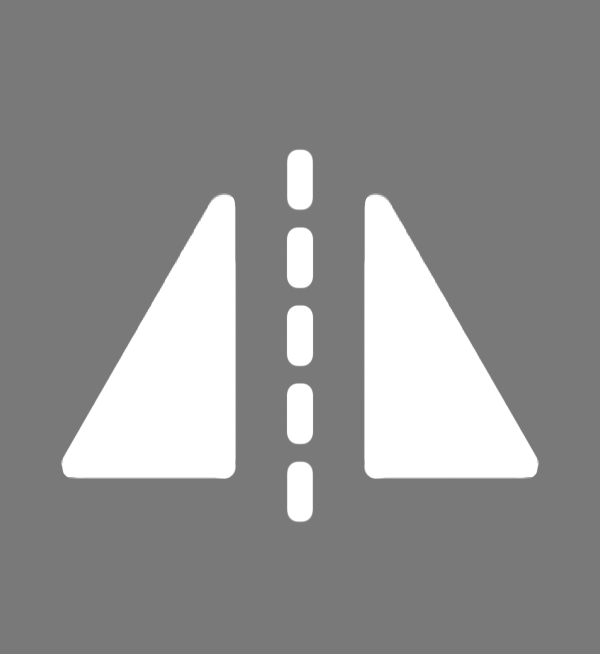
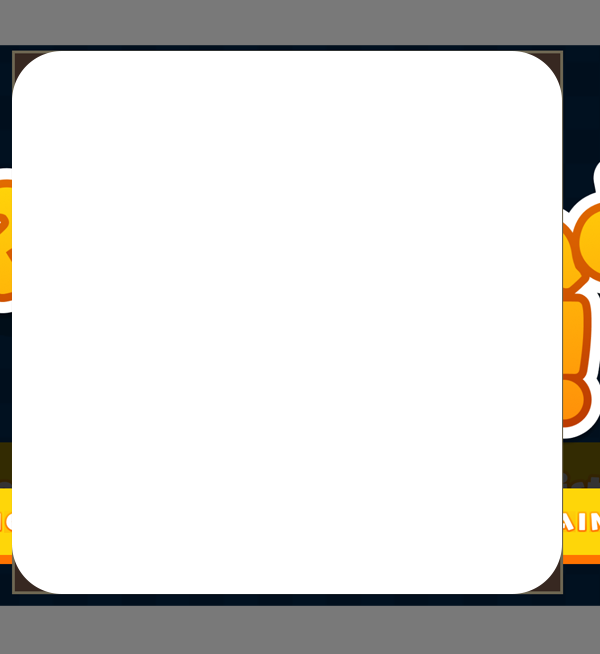
Layers edited between the first and the second w=600, h=654 image:
added layer "Rectangle 2" above "Layer 30" over [12, 51, 562, 594]
added layer "Layer 30" above "Layer 29" over [0, 45, 600, 606]
added layer "Layer 29" above "hairIcon" over [146, 53, 500, 597]
hid "bothMirrorIcon" (1st of 2) over [60, 148, 540, 523]
hid group "Group 2" (3 layers) over [0, 133, 600, 487]